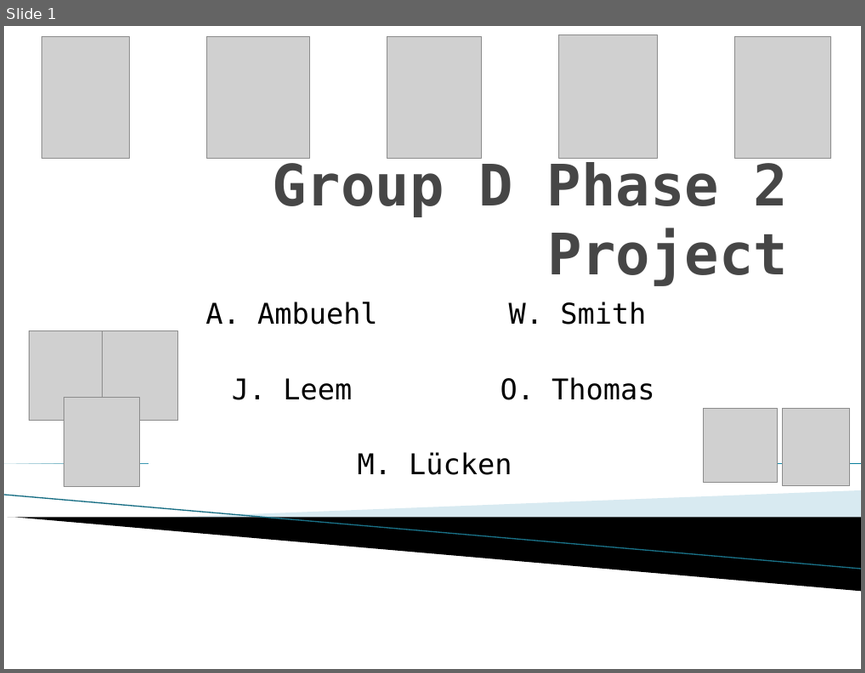
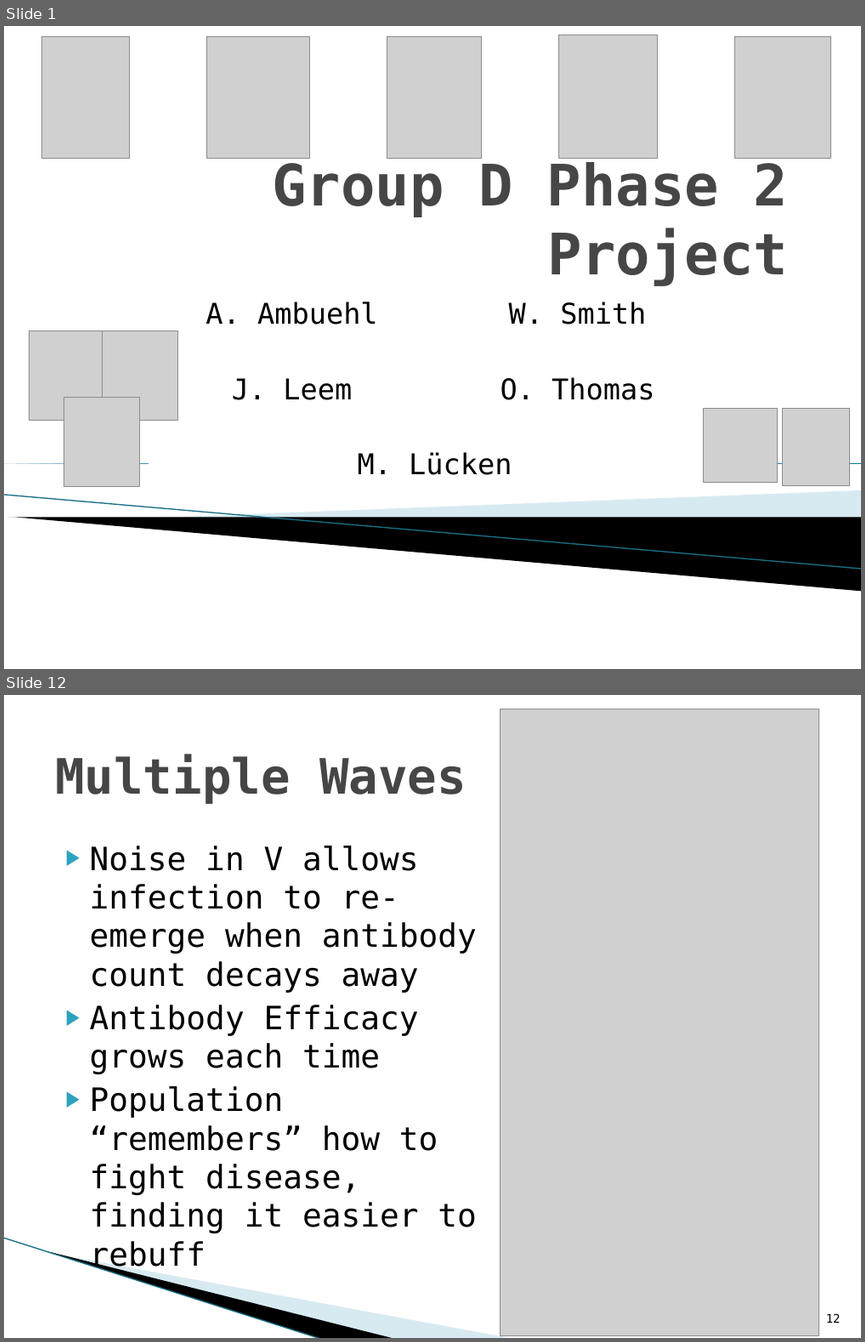
Before and after one commit to jleem10/GroupD_Phase2, a slide deck: Presentation.pptx. Shown one above the other, each under a label of ours: slide 1 before the commit, slides 1 and 12 after it; the slides between them are not shown. The pictures are 865x673 and 865x1342 pixels, drawn with LibreOffice and Linux fonts; fonts in the diff are those of the drawing; grey boxes stand for pictures; background and template pictures are left out. Boxes give left, top, right and bottom in pixels: in the first picture for what was removed or moved away, otherwise in the second. Text is boxed around its words. In the diff, an @@ line names an element or a change of style, - is before the commit and + after.

```diff
--- a/Presentation.pptx
+++ b/Presentation.pptx
@@ slide 12 added at bbox=[4, 695, 861, 1338], background #FFFFFF @@
@@ picture added at bbox=[500, 709, 819, 1335] @@
@@ title added at bbox=[55, 754, 466, 804], 41 pt, text #464646, bold @@
+Multiple Waves
@@ text added at bbox=[90, 845, 477, 1272], 27 pt, text #000000 @@
+▶ Noise in V allows infection to re-emerge when antibody count decays away
+▶ Antibody Efficacy grows each time
+▶ Population “remembers” how to fight disease, finding it easier to rebuff
@@ line added from (4, 1237) to (322, 1338), #97C5D8 0.95 pt @@
@@ freeform shape added at bbox=[49, 1251, 396, 1338], fill #000000 @@
@@ freeform shape added at bbox=[51, 1252, 514, 1338], fill #A0CBDC at 40% opacity @@
@@ page number added at bbox=[826, 1313, 840, 1322], 10 pt, text #000000 @@
+12
```
Also in this commit, not shown: 11 other slides added, 1 slide removed.
